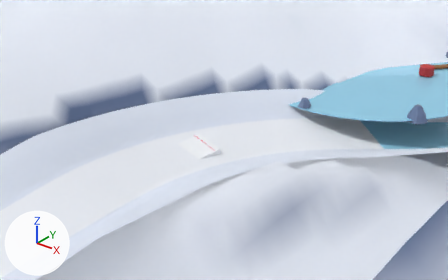
A saved change to the glTF model assets/models/tracks/lago_cristal.glb.
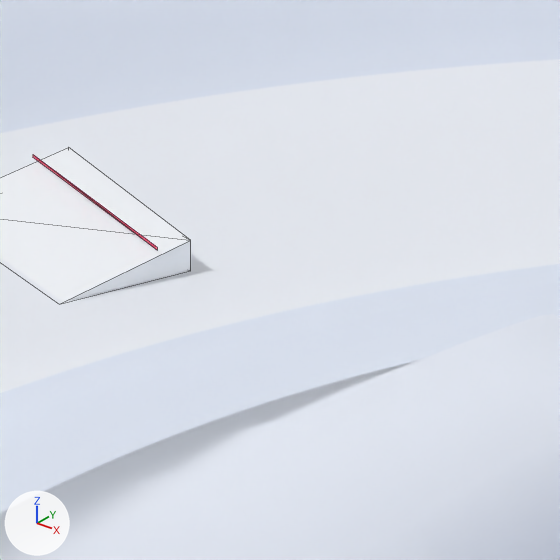
Old and new are each drawn from a 50 mm camera at (73.7, 69.6, 44.8) aimed at (-20.8, 187.7, -28.4) and again close up on the part from 42% to 63% of the width and 39% to 72% of the height. Arrows for +X, +Y and +Z are at lower left; the lights stay in place. The first two pictures are the older version. The close-ups show mesh edges as thin lines. Objects named as collision shapes, trigger or cutter boxes, shadow casters or lower levels of detail are left out. Where no turn or scale is listed for an object, it has been applied to the vertices.

Before the edit, the objects in view are built like this:
```python
me_course_surface = bpy.data.meshes.new('course_surface')
me_course_surface.from_pydata(...)  # 8517 vertices, 16000 faces; spans x -39.0..196.0, y 0.0..939.0, z -155.0..4.0
# faces by material slot: [6688, 8000, 1312]
me_course_surface.materials.append(mat_track_groomed)  # white #f4f8ff
me_course_surface.materials.append(mat_track_berm)  # white #e7eefc
me_course_surface.materials.append(mat_track_ice)  # blue #9bd9f4
me_ramp_180_0 = bpy.data.meshes.new('ramp_180_0')
me_ramp_180_0.from_pydata([(-25.27, 173.86, -25.73), (-17.46, 173.32, -27.39), (-16.71, 180.98, -28.66), (-24.45, 182.12, -26.99), (-16.71, 180.98, -27.21), (-24.45, 182.12, -25.54)], [], [(0, 3, 2), (0, 2, 1), (0, 1, 4), (0, 4, 5), (1, 2, 4), (0, 5, 3), (3, 5, 4), (3, 4, 2)])
me_ramp_180_0.materials.append(mat_ramp_snow)  # white #f8fbff
me_terrain = bpy.data.meshes.new('terrain')
me_terrain.from_pydata(...)  # 31623 vertices, 62496 faces; spans x -302.0..454.0, y -276.0..1212.0, z -161.0..273.0
me_terrain.materials.append(mat_terrain_snow)
ob_course_surface = bpy.data.objects.new('course_surface', me_course_surface)
ob_course_surface.location = (0.0, 0.0, 0.0)
ob_ramp_180_0 = bpy.data.objects.new('ramp_180_0', me_ramp_180_0)
ob_ramp_180_0.location = (0.0, 0.0, 0.0)
ob_terrain = bpy.data.objects.new('terrain', me_terrain)
ob_terrain.location = (0.0, 0.0, 0.0)
```
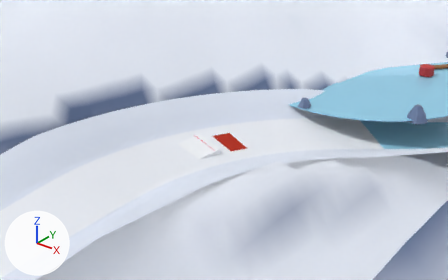
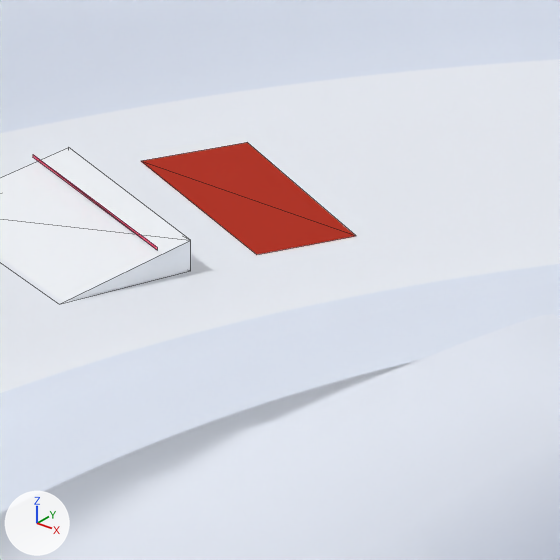
The change, as a list of edits to the scene's bpy script:
```text
Add mat_pit_dark:
    mat_pit_dark = principled_material('pit_dark')
    mat_pit_dark.base_color = (0.000805, 0.000262, 0.000493)  # black #030102
    mat_pit_dark.roughness = 0.9
    mat_pit_dark.emission_color = (0.4, 0.0154, 0.000322)  # red #aa2101
    mat_pit_dark.emission_strength = 1.0
Add me_pit_187:
    me_pit_187.from_pydata([(-23.81, 186.22, -27.55), (-16.11, 184.78, -29.21), (-14.95, 190.44, -30.16), (-22.55, 192.31, -28.5)], [], [(0, 1, 2), (0, 2, 3)])
    me_pit_187.materials.append(mat_pit_dark)  # black #030102, glowing red #aa2101
Add ob_pit_187:
    ob_pit_187 = bpy.data.objects.new('pit_187', me_pit_187)
    ob_pit_187.location = (0.0, 0.0, 0.0)
```

Changed parts and their boxes [x1, y1, x2, y2] in the close-ups (560 x 560 px):
'pit_187', added
    after: [141, 142, 356, 254]
